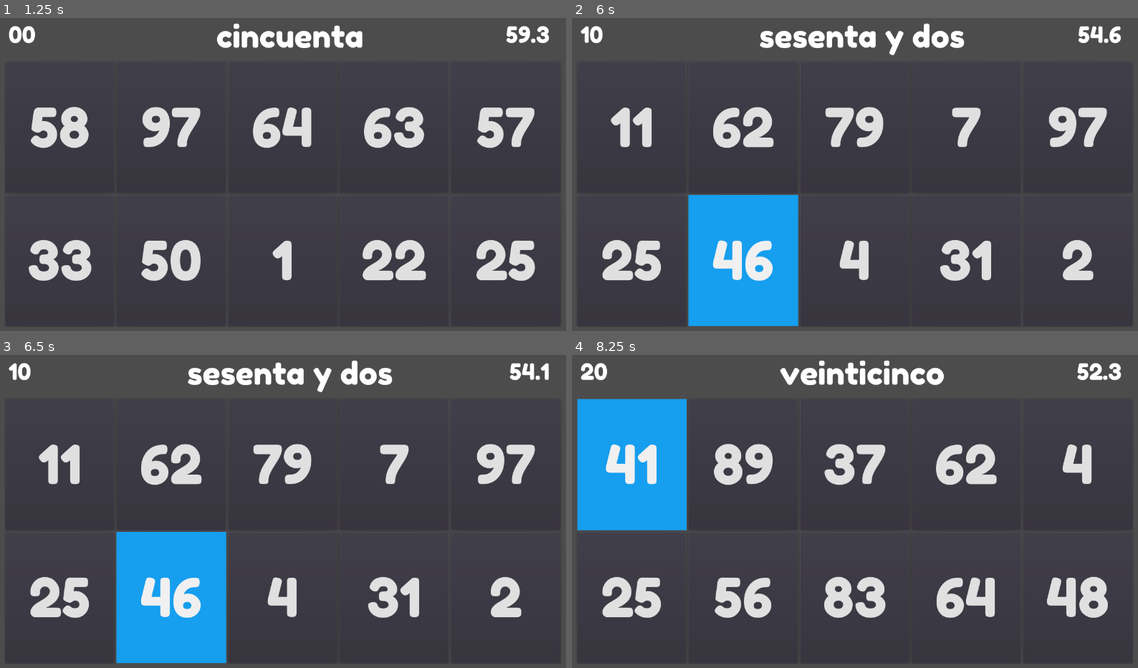
Above: before the commit, frames 1-4 (two rows, left to right).
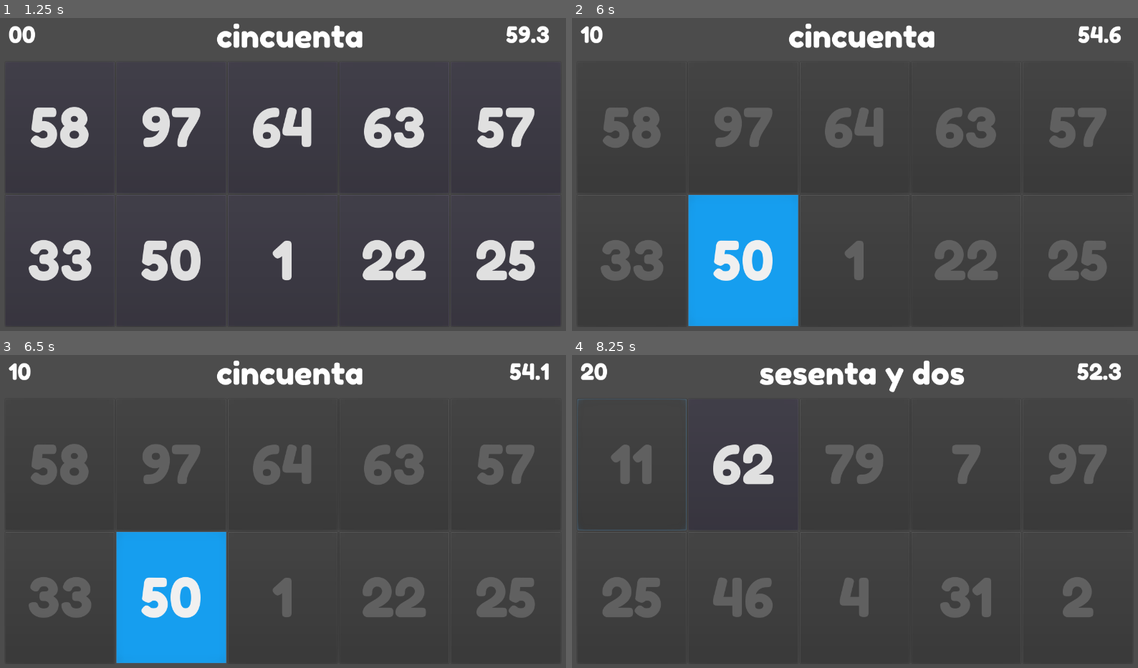
Above: after the commit, the same moments.

Repository: liamgh/NumberWall
Game: Godot game, scene res://Start.tscn
Same seed, same stepped clock (60 frames per second), same inputs: the game is played once before the commit and once after it.
Inputs (mouse positions are in pixels of both pictures, inside the frame that each line leads up to):
- Up to frame 1 (1.25 s): click "Start" at 0.5 s
- Up to frame 2 (6 s): click "58" at 1.25 s; click "97" at 2 s; click "64" at 2.75 s; click "63" at 3.5 s; click "57" at 4.25 s; click "33" at 5 s; click "50" at 5.75 s
- Up to frame 3 (6.5 s): no input
- Up to frame 4 (8.25 s): click (634, 464) at 6.5 s, where only the run before the commit has a clickable "11"; click "62" at 7.25 s; click (634, 464) at 8 s, where only the run before the commit has a clickable "41"

Frame 1 is identical in both runs. In frame 2, 11% of the frame differs, in the area x 5-95%, y 1-84%; in frame 3, 11%; in frame 4, 18%, in the area x 0-95%, y 1-84%.

Commit message:
Add keyboard input

Diff:
--- a/Game.gd
+++ b/Game.gd
@@ -16,6 +16,7 @@
 
 onready var timer = $Timer
 onready var hintTimer = $HintTimer
+onready var readAnswerTimer = $ReadAnswerTimer
 onready var timerDisplay = $TimerDisplay
 onready var questionDisplay = $QuestionDisplay
 onready var scoreDisplay = $ScoreDisplay
@@ -44,9 +45,12 @@
 
 const rightStyle = preload("res://correct.tres")
 const wrongStyle = preload("res://wrong.tres")
+const focusStyle = preload("res://focus.tres")
+
 var translations : Resource
 
 var kbNavEnabled : bool = false
+var waitingForNewQuestion : bool = false
 
 # Called when the node enters the scene tree for the first time.
 func _ready():
@@ -58,11 +62,18 @@
 	timer.start()
 
 func _input(event):
-	if event is InputEventKey and event.pressed:
-		if event.scancode != KEY_ENTER:
-			if !kbNavEnabled:
-				kbNavEnabled = true;
-				optBtns[0].grab_focus()
+	if (event is InputEventKey or event is InputEventJoypadMotion or event is InputEventJoypadButton) and !kbNavEnabled:
+		kbNavEnabled = true;
+		optBtns[0].grab_focus()
+		for i in range(0, len(optBtns)):
+			optBtns[i].set("custom_styles/focus", focusStyle)
+			optBtns[i].set("custom_styles/hover", StyleBoxEmpty)
+
+	if (event is InputEventScreenTouch or event is InputEventMouseMotion)  and kbNavEnabled:
+		kbNavEnabled = false
+		for i in range(0, len(optBtns)):
+			optBtns[i].set("custom_styles/focus", StyleBoxEmpty)
+			optBtns[i].set("custom_styles/hover", focusStyle)
 
 func NewQuestion():
 	answers = []
@@ -78,26 +89,40 @@
 		answers.append(num)
 		optBtns[i].text = str(answers[i])
 		optBtns[i].disabled = false
-		optBtns[i].set("custom_styles/pressed", wrongStyle)
+		optBtns[i].set("custom_styles/hover", focusStyle)
+
 	var correctAnswerKey = randi() % len(answers)-1
 	correctAnswer = answers[correctAnswerKey]
+	optBtns[correctAnswerKey].set("custom_styles/pressed", rightStyle)
+
 	# Set pressed bg colour on right answer to green
-	optBtns[correctAnswerKey].set("custom_styles/pressed", rightStyle)
 	questionDisplay.text =  translations.get_cardinal(correctAnswer)
 	hintNumber = 0
+	waitingForNewQuestion = false
 	hintTimer.start(time_before_hint_1)
 
 func submitAnswer(buttonNo):
-	if timer.time_left == 0:
+	if timer.time_left == 0 or waitingForNewQuestion:
 		return
 
 	if answers[buttonNo] == correctAnswer:
 		if PlayerVariables.AudioEnabled:
 			correctNoise.play()
 		changeScore(score_increment)
-		NewQuestion()
+		waitBeforeNewQuestion()
 	elif PlayerVariables.AudioEnabled:
 		wrongNoise.play()
+
+func waitBeforeNewQuestion():
+	for i in range(0, len(optBtns)):
+		if answers[i] != correctAnswer:
+			optBtns[i].disabled = true
+	waitingForNewQuestion = true
+	readAnswerTimer.start()
+
+func _on_ReadAnswerTimer_timeout():
+	readAnswerTimer.stop()
+	NewQuestion()
 
 # Called every frame. 'delta' is the elapsed time since the previous frame.
 func _process(delta):
--- a/Main.tscn
+++ b/Main.tscn
@@ -1,13 +1,11 @@
-[gd_scene load_steps=9 format=2]
+[gd_scene load_steps=7 format=2]
 
 [ext_resource path="res://app_theme.tres" type="Theme" id=1]
 [ext_resource path="res://Fonts/FredokaOne-Question.tres" type="DynamicFont" id=2]
 [ext_resource path="res://Game.gd" type="Script" id=3]
-[ext_resource path="res://wrong.tres" type="StyleBox" id=4]
 [ext_resource path="res://Sound/confirmation_004.ogg" type="AudioStream" id=5]
 [ext_resource path="res://Sound/drop_003.ogg" type="AudioStream" id=6]
 [ext_resource path="res://Fonts/FredokaOne-NumberFace.tres" type="DynamicFont" id=7]
-[ext_resource path="res://focus.tres" type="StyleBox" id=8]
 
 [node name="Control" type="Control"]
 anchor_right = 1.0
@@ -80,9 +78,6 @@
 size_flags_vertical = 3
 theme = ExtResource( 1 )
 custom_fonts/font = ExtResource( 7 )
-custom_styles/hover = ExtResource( 8 )
-custom_styles/pressed = ExtResource( 4 )
-custom_styles/focus = ExtResource( 8 )
 text = "00"
 
 [node name="Option2" type="Button" parent="VBoxContainer/HBoxContainer"]
@@ -98,9 +93,6 @@
 size_flags_vertical = 3
 theme = ExtResource( 1 )
 custom_fonts/font = ExtResource( 7 )
-custom_styles/hover = ExtResource( 8 )
-custom_styles/pressed = ExtResource( 4 )
-custom_styles/focus = ExtResource( 8 )
 text = "00"
 
 [node name="Option3" type="Button" parent="VBoxContainer/HBoxContainer"]
@@ -116,9 +108,6 @@
 size_flags_vertical = 3
 theme = ExtResource( 1 )
 custom_fonts/font = ExtResource( 7 )
-custom_styles/hover = ExtResource( 8 )
-custom_styles/pressed = ExtResource( 4 )
-custom_styles/focus = ExtResource( 8 )
 text = "00"
 
 [node name="Option4" type="Button" parent="VBoxContainer/HBoxContainer"]
@@ -134,9 +123,6 @@
 size_flags_vertical = 3
 theme = ExtResource( 1 )
 custom_fonts/font = ExtResource( 7 )
-custom_styles/hover = ExtResource( 8 )
-custom_styles/pressed = ExtResource( 4 )
-custom_styles/focus = ExtResource( 8 )
 text = "00"
 
 [node name="Option5" type="Button" parent="VBoxContainer/HBoxContainer"]
@@ -152,9 +138,6 @@
 size_flags_vertical = 3
 theme = ExtResource( 1 )
 custom_fonts/font = ExtResource( 7 )
-custom_styles/hover = ExtResource( 8 )
-custom_styles/pressed = ExtResource( 4 )
-custom_styles/focus = ExtResource( 8 )
 text = "00"
 
 [node name="HBoxContainer2" type="HBoxContainer" parent="VBoxContainer"]
@@ -177,9 +160,6 @@
 size_flags_vertical = 3
 theme = ExtResource( 1 )
 custom_fonts/font = ExtResource( 7 )
-custom_styles/hover = ExtResource( 8 )
-custom_styles/pressed = ExtResource( 4 )
-custom_styles/focus = ExtResource( 8 )
 text = "00"
 
 [node name="Option7" type="Button" parent="VBoxContainer/HBoxContainer2"]
@@ -195,9 +175,6 @@
 size_flags_vertical = 3
 theme = ExtResource( 1 )
 custom_fonts/font = ExtResource( 7 )
-custom_styles/hover = ExtResource( 8 )
-custom_styles/pressed = ExtResource( 4 )
-custom_styles/focus = ExtResource( 8 )
 text = "00"
 
 [node name="Option8" type="Button" parent="VBoxContainer/HBoxContainer2"]
@@ -213,9 +190,6 @@
 size_flags_vertical = 3
 theme = ExtResource( 1 )
 custom_fonts/font = ExtResource( 7 )
-custom_styles/hover = ExtResource( 8 )
-custom_styles/pressed = ExtResource( 4 )
-custom_styles/focus = ExtResource( 8 )
 text = "00"
 
 [node name="Option9" type="Button" parent="VBoxContainer/HBoxContainer2"]
@@ -231,9 +205,6 @@
 size_flags_vertical = 3
 theme = ExtResource( 1 )
 custom_fonts/font = ExtResource( 7 )
-custom_styles/hover = ExtResource( 8 )
-custom_styles/pressed = ExtResource( 4 )
-custom_styles/focus = ExtResource( 8 )
 text = "00"
 
 [node name="Option10" type="Button" parent="VBoxContainer/HBoxContainer2"]
@@ -249,15 +220,14 @@
 size_flags_vertical = 3
 theme = ExtResource( 1 )
 custom_fonts/font = ExtResource( 7 )
-custom_styles/hover = ExtResource( 8 )
-custom_styles/pressed = ExtResource( 4 )
-custom_styles/focus = ExtResource( 8 )
 text = "00"
 
 [node name="Timer" type="Timer" parent="."]
 wait_time = 60.0
 
 [node name="HintTimer" type="Timer" parent="."]
+
+[node name="ReadAnswerTimer" type="Timer" parent="."]
 
 [node name="CorrectNoise" type="AudioStreamPlayer" parent="."]
 stream = ExtResource( 5 )
@@ -277,3 +247,4 @@
 [connection signal="pressed" from="VBoxContainer/HBoxContainer2/Option10" to="." method="_on_Option10_pressed"]
 [connection signal="timeout" from="Timer" to="." method="_on_Timer_timeout"]
 [connection signal="timeout" from="HintTimer" to="." method="_on_HintTimer_timeout"]
+[connection signal="timeout" from="ReadAnswerTimer" to="." method="_on_ReadAnswerTimer_timeout"]
